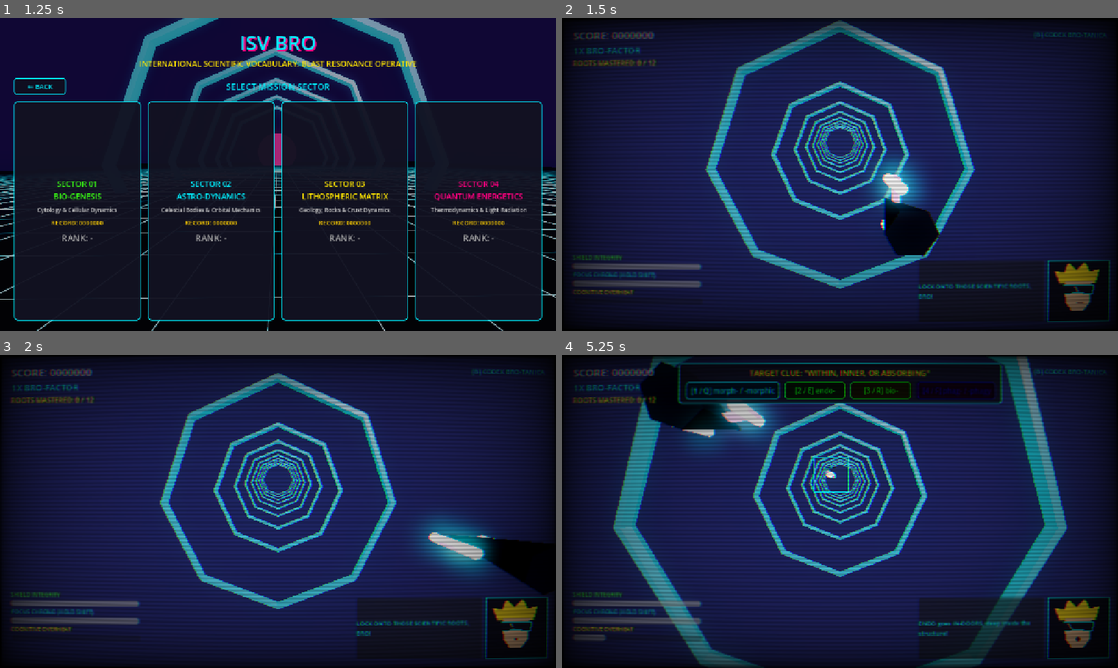
Above: before the commit, frames 1-4 (two rows, left to right).
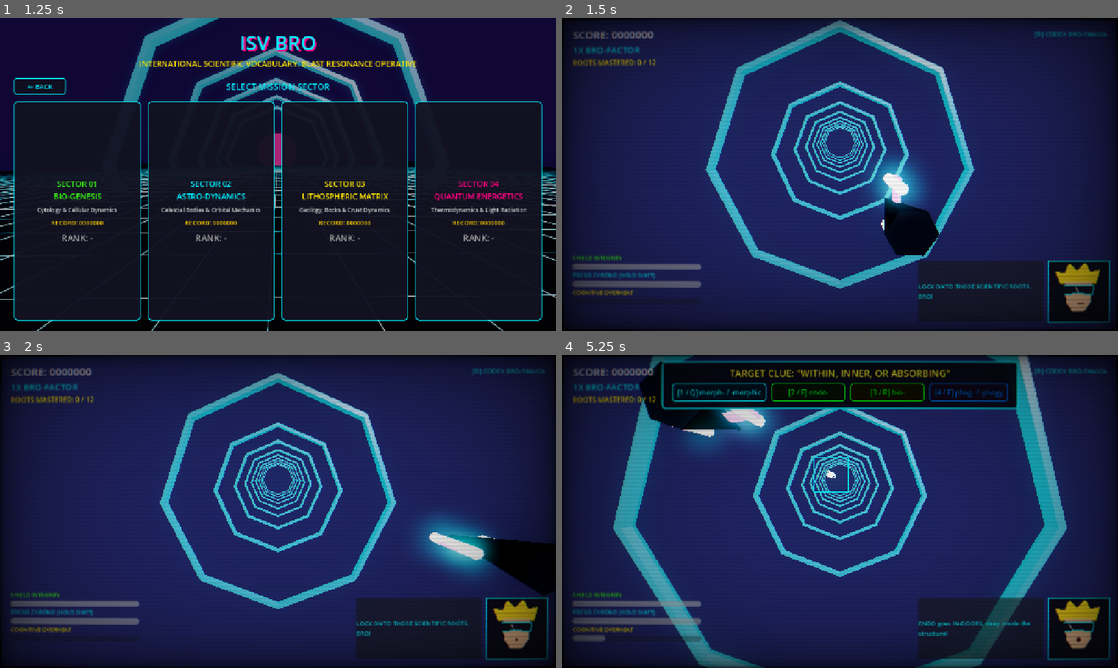
Above: after the commit, the same moments.

Repository: leouofa/isv-bro
Game: Godot game, scene res://scenes/MainMenu.tscn
Same seed, same stepped clock (60 frames per second), same inputs: the game is played once before the commit and once after it. Sound files missing from this copy of the repository are replaced by a short silence.
Inputs (mouse positions are in pixels of both pictures, inside the frame that each line leads up to):
- Up to frame 1 (1.25 s): click "NEW GAME" at 0.5 s
- Up to frame 2 (1.5 s): tap Enter at 1.25 s; move the mouse to (962, 158) at 1.27 s; hold D (move_right) from 1.28 s (still down); tap C (barrel_roll) at 1.35 s; click (962, 158) at 1.42 s
- Up to frame 3 (2 s): keep holding D (move_right)
- Up to frame 4 (5.25 s): move the mouse to (728, 527) at 2.02 s; release D (move_right) at 2.03 s; hold Ctrl (airbrake) 2.03-2.78 s; tap V (boost) at 2.1 s; click (728, 527) at 2.17 s; move the mouse to (895, 442) at 2.77 s; hold D (move_right) 2.78-3.53 s; hold Space (fire_laser) 2.78-3.53 s; click (895, 442) at 2.92 s; move the mouse to (812, 574) at 3.52 s; hold W (move_up) 3.53-4.28 s; tap 1 (root_1) at 3.6 s; click (812, 574) at 3.67 s; move the mouse to (1006, 558) at 4.27 s; hold A (move_left) from 4.28 s (still down); tap 2 (root_2) at 4.35 s; click (1006, 558) at 4.42 s; move the mouse to (673, 464) at 5.02 s; tap 3 (root_3) at 5.1 s; click (673, 464) at 5.17 s

Frame 1 is identical in both runs. In frame 2, 8.6% of the frame differs, in the area x 2-99%, y 0-98%; in frame 3, 8.1%; in frame 4, 16%, in the area x 2-99%, y 0-100%.

Commit message:
adjusting gameplay

Diff:
--- a/scenes/Anomaly.tscn
+++ b/scenes/Anomaly.tscn
@@ -16,11 +16,12 @@
 [node name="ModelContainer" type="Node3D" parent="."]
 
 [node name="Label3D" type="Label3D" parent="."]
-transform = Transform3D(1, 0, 0, 0, 1, 0, 0, 0, 1, 0, 2.0, 0)
+transform = Transform3D(1, 0, 0, 0, 1, 0, 0, 0, 1, 0, 2.5, 0)
 billboard = 1
 no_depth_test = true
-modulate = Color(0, 0.94, 1, 1)
-outline_modulate = Color(0.04, 0.04, 0.08, 1)
+render_priority = 3
+modulate = Color(1, 0.95, 0.15, 1)
+outline_modulate = Color(0, 0, 0, 1)
 text = "[ SCIENTIFIC ANOMALY ]"
-font_size = 28
-outline_size = 8
+font_size = 48
+outline_size = 14
--- a/scenes/BossExam.tscn
+++ b/scenes/BossExam.tscn
@@ -32,11 +32,11 @@
 [node name="ClueLabel" type="Label3D" parent="BossLabels"]
 billboard = 1
 no_depth_test = true
-modulate = Color(0, 0.94, 1, 1)
+modulate = Color(1, 0.95, 0.2, 1)
 outline_modulate = Color(0, 0, 0, 1)
 text = "[ DISSOLUTION OR DESTRUCTION OF A CELL ]"
-font_size = 30
-outline_size = 8
+font_size = 40
+outline_size = 14
 
 [node name="SynthesisLabel" type="Label3D" parent="BossLabels"]
 transform = Transform3D(1, 0, 0, 0, 1, 0, 0, 0, 1, 0, -1.0, 0)
--- a/scenes/HUD.tscn
+++ b/scenes/HUD.tscn
@@ -7,26 +7,26 @@
 [sub_resource type="ShaderMaterial" id="ShaderMaterial_crt"]
 shader = ExtResource("3_crt")
 shader_parameter/scanline_count = 360.0
-shader_parameter/scanline_intensity = 0.25
-shader_parameter/curvature = 0.02
-shader_parameter/vignette_intensity = 0.35
-shader_parameter/chromatic_aberration = 0.002
+shader_parameter/scanline_intensity = 0.08
+shader_parameter/curvature = 0.01
+shader_parameter/vignette_intensity = 0.25
+shader_parameter/chromatic_aberration = 0.0005
 
 [sub_resource type="StyleBoxFlat" id="StyleBoxFlat_banner"]
-bg_color = Color(0.06, 0.06, 0.12, 0.88)
-border_width_left = 2
-border_width_top = 2
-border_width_right = 2
-border_width_bottom = 2
+bg_color = Color(0.03, 0.03, 0.08, 0.96)
+border_width_left = 3
+border_width_top = 3
+border_width_right = 3
+border_width_bottom = 3
 border_color = Color(0, 0.94, 1, 1)
-corner_radius_top_left = 6
-corner_radius_top_right = 6
-corner_radius_bottom_right = 6
-corner_radius_bottom_left = 6
-content_margin_left = 16.0
-content_margin_top = 10.0
-content_margin_right = 16.0
-content_margin_bottom = 10.0
+corner_radius_top_left = 8
+corner_radius_top_right = 8
+corner_radius_bottom_right = 8
+corner_radius_bottom_left = 8
+content_margin_left = 24.0
+content_margin_top = 12.0
+content_margin_right = 24.0
+content_margin_bottom = 12.0
 
 [node name="HUD" type="CanvasLayer"]
 script = ExtResource("1_hud")
@@ -54,10 +54,10 @@
 anchors_preset = 5
 anchor_left = 0.5
 anchor_right = 0.5
-offset_left = -340.0
-offset_top = 18.0
-offset_right = 340.0
-offset_bottom = 110.0
+offset_left = -400.0
+offset_top = 14.0
+offset_right = 400.0
+offset_bottom = 124.0
 grow_horizontal = 2
 theme_override_styles/panel = SubResource("StyleBoxFlat_banner")
 
@@ -67,8 +67,10 @@
 
 [node name="ClueLabel" type="Label" parent="TacticalBanner/VBox"]
 layout_mode = 2
-theme_override_colors/font_color = Color(1, 0.9, 0, 1)
-theme_override_font_sizes/font_size = 18
+theme_override_colors/font_color = Color(1, 0.95, 0.2, 1)
+theme_override_colors/font_outline_color = Color(0, 0, 0, 1)
+theme_override_constants/outline_size = 6
+theme_override_font_sizes/font_size = 22
 text = "TARGET CLUE: \"CELL DISSOLUTION OR DESTRUCTION\""
 horizontal_alignment = 1
 
@@ -78,27 +80,39 @@
 alignment = 1
 
 [node name="Btn1" type="Button" parent="TacticalBanner/VBox/ButtonsContainer"]
-custom_minimum_size = Vector2(140, 36)
-layout_mode = 2
-mouse_default_cursor_shape = 2
+custom_minimum_size = Vector2(170, 42)
+layout_mode = 2
+mouse_default_cursor_shape = 2
+theme_override_colors/font_outline_color = Color(0, 0, 0, 1)
+theme_override_constants/outline_size = 4
+theme_override_font_sizes/font_size = 16
 text = "[1 / Q] -lysis"
 
 [node name="Btn2" type="Button" parent="TacticalBanner/VBox/ButtonsContainer"]
-custom_minimum_size = Vector2(140, 36)
-layout_mode = 2
-mouse_default_cursor_shape = 2
+custom_minimum_size = Vector2(170, 42)
+layout_mode = 2
+mouse_default_cursor_shape = 2
+theme_override_colors/font_outline_color = Color(0, 0, 0, 1)
+theme_override_constants/outline_size = 4
+theme_override_font_sizes/font_size = 16
 text = "[2 / E] -stasis"
 
 [node name="Btn3" type="Button" parent="TacticalBanner/VBox/ButtonsContainer"]
-custom_minimum_size = Vector2(140, 36)
-layout_mode = 2
-mouse_default_cursor_shape = 2
+custom_minimum_size = Vector2(170, 42)
+layout_mode = 2
+mouse_default_cursor_shape = 2
+theme_override_colors/font_outline_color = Color(0, 0, 0, 1)
+theme_override_constants/outline_size = 4
+theme_override_font_sizes/font_size = 16
 text = "[3 / R] cyto-"
 
 [node name="Btn4" type="Button" parent="TacticalBanner/VBox/ButtonsContainer"]
-custom_minimum_size = Vector2(140, 36)
-layout_mode = 2
-mouse_default_cursor_shape = 2
+custom_minimum_size = Vector2(170, 42)
+layout_mode = 2
+mouse_default_cursor_shape = 2
+theme_override_colors/font_outline_color = Color(0, 0, 0, 1)
+theme_override_constants/outline_size = 4
+theme_override_font_sizes/font_size = 16
 text = "[4 / F] bio-"
 
 [node name="TopLeft" type="VBoxContainer" parent="."]
--- a/scripts/Anomaly.gd
+++ b/scripts/Anomaly.gd
@@ -40,6 +40,10 @@
 	if label_3d:
 		var clue_text: String = root_data.get("meaning", "").to_upper()
 		label_3d.text = "[ " + clue_text + " ]"
+		label_3d.modulate = Color("#FFF033")
+		label_3d.outline_modulate = Color(0, 0, 0, 1)
+		label_3d.outline_size = 14
+		label_3d.font_size = 48
 
 	# Instantiate Sector-specific 3D Model
 	if model_container:
--- a/scripts/HUD.gd
+++ b/scripts/HUD.gd
@@ -83,7 +83,7 @@
 
 	var options: Array = prompt.get("options", [])
 	var keys := ["1 / Q", "2 / E", "3 / R", "4 / F"]
-	var colors := [Color("#00F0FF"), Color("#39FF14"), Color("#FFE600"), Color("#FF007F")]
+	var colors := [Color("#00FFFF"), Color("#39FF14"), Color("#FFE600"), Color("#FF66CC")]
 
 	var btns := buttons_container.get_children()
 	for i in range(btns.size()):
